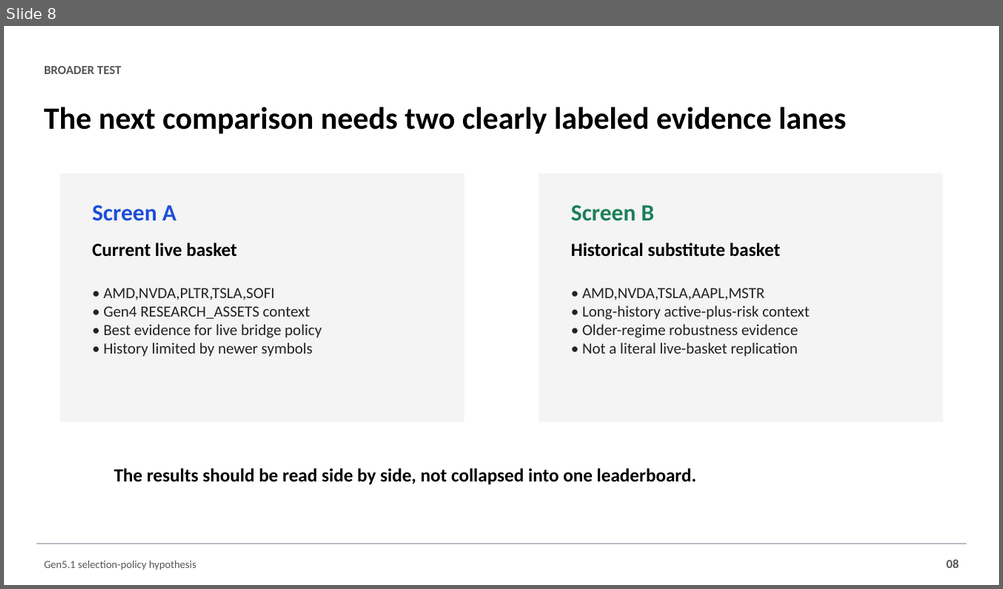
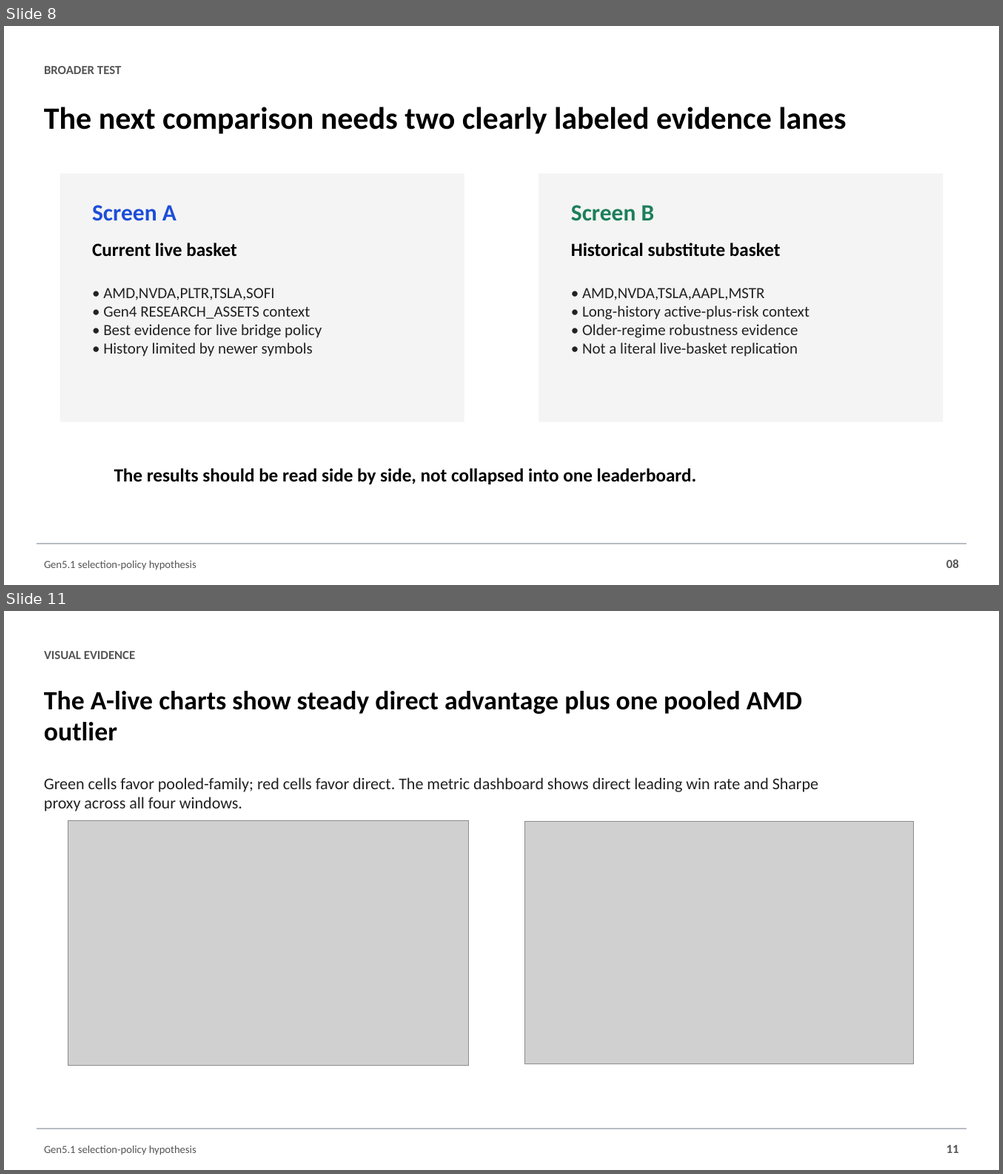
Before and after one commit to Francisc0Franc0/Time-Series-Modeling-Gen5, a slide deck: presentations/gen5_selection_policy_hypothesis.pptx. Shown one above the other, each under a label of ours: slide 8 before the commit, slides 8 and 11 after it; the slides between them are not shown. The pictures are 1003x589 and 1003x1174 pixels, drawn with LibreOffice and Linux fonts; fonts in the diff are those of the drawing; grey boxes stand for pictures. Boxes give left, top, right and bottom in pixels: in the first picture for what was removed or moved away, otherwise in the second. Text is boxed around its words. In the diff, an @@ line names an element or a change of style, - is before the commit and + after.

Commit message:
Complete A-live selection policy robustness screen

```diff
--- a/presentations/gen5_selection_policy_hypothesis.pptx
+++ b/presentations/gen5_selection_policy_hypothesis.pptx
@@ slide 11 added at (4, 611, 999, 1170), background #FFFFFF @@
@@ text added at (44, 651, 135, 659), 12 pt, text #555555, bold @@
+VISUAL EVIDENCE
@@ text added at (44, 691, 802, 741), 25.5 pt, text #000000, bold @@
+The A-live charts show steady direct advantage plus one pooled AMD outlier
@@ text added at (44, 777, 818, 812), 15.8 pt, text #222222 @@
+Green cells favor pooled-family; red cells favor direct. The metric dashboard shows direct leading win rate and Sharpe proxy across all four windows.
@@ picture added at (68, 820, 469, 1065) @@
@@ picture added at (525, 822, 913, 1065) @@
@@ rectangle added at (37, 1129, 967, 1130), fill #B8BCC4, outline #B8BCC4 0 pt @@
@@ text added at (44, 1146, 196, 1156), 10.5 pt, text #555555 @@
+Gen5.1 selection-policy hypothesis
@@ text added at (946, 1145, 959, 1153), 12 pt, text #555555, bold @@
+11
```
Also in this commit, not shown: 2 other slides added, 1 slide removed, 5 other files.
